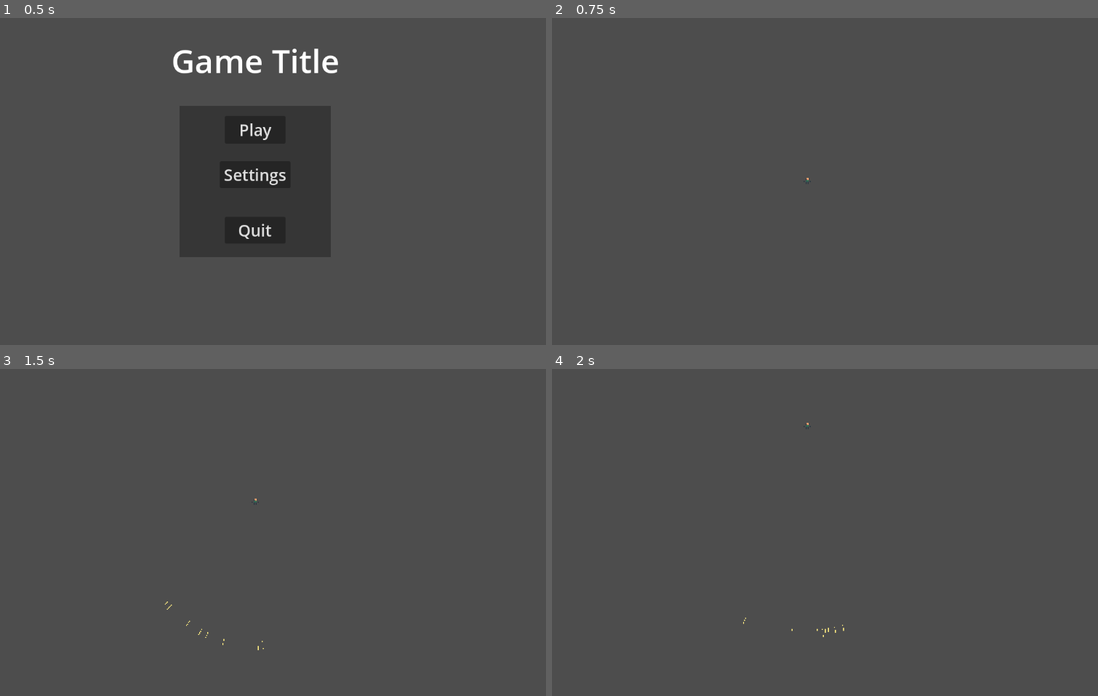
Above: before the commit, frames 1-4 (two rows, left to right).
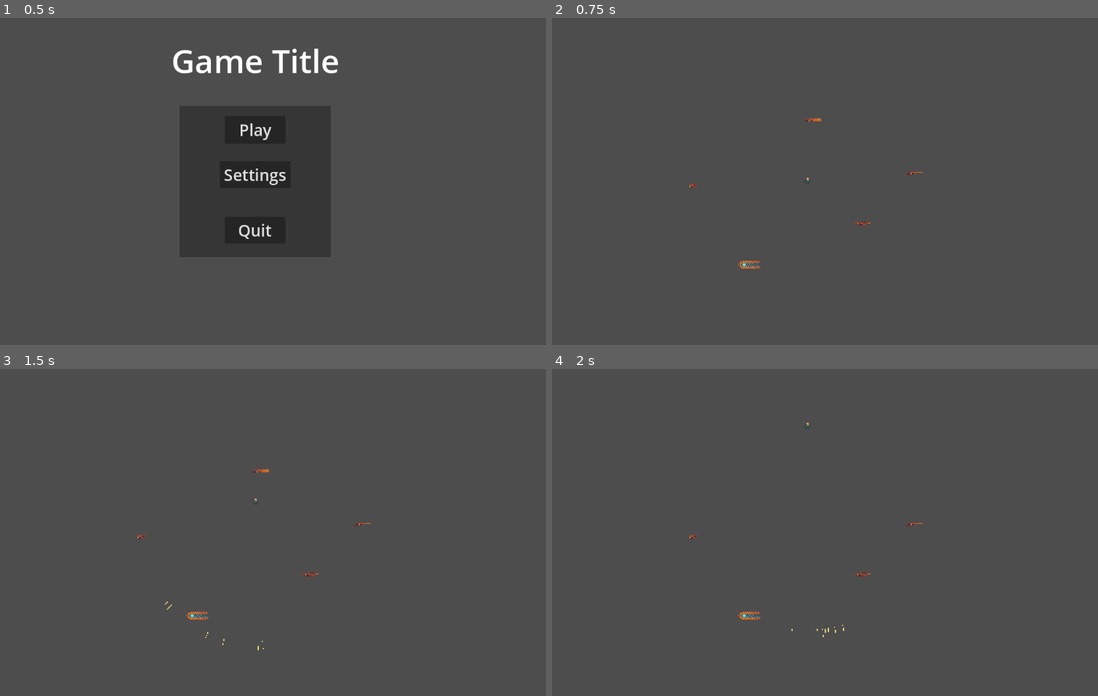
Above: after the commit, the same moments.

Repository: Lucas-Code27/eternal-vengeance
Game: Godot game, scene res://Src/UI/main_menu.tscn
Same seed, same stepped clock (60 frames per second), same inputs: the game is played once before the commit and once after it.
Inputs (mouse positions are in pixels of both pictures, inside the frame that each line leads up to):
- Up to frame 1 (0.5 s): no input
- Up to frame 2 (0.75 s): click "Play" at 0.5 s
- Up to frame 3 (1.5 s): tap Enter at 1.25 s; move the mouse to (223, 597) at 1.27 s; press the mouse at (223, 597) at 1.28 s; hold W (up) from 1.28 s (still down)
- Up to frame 4 (2 s): keep holding W (up)

Frame 1 is identical in both runs. In frame 2, 0.2% of the frame differs, in the area x 25-68%, y 30-77%; in frame 3, 0.2%, in the area x 25-68%, y 30-82%; in frame 4, 0.1%.

Commit message:
gun pickups

Diff:
--- a/Src/Player/Player.tscn
+++ b/Src/Player/Player.tscn
@@ -8,6 +8,21 @@
 
 [sub_resource type="RectangleShape2D" id="RectangleShape2D_8yvb5"]
 size = Vector2(5, 6)
+
+[sub_resource type="Animation" id="Animation_35oun"]
+length = 0.001
+tracks/0/type = "value"
+tracks/0/imported = false
+tracks/0/enabled = true
+tracks/0/path = NodePath("Sprite2D:frame")
+tracks/0/interp = 1
+tracks/0/loop_wrap = true
+tracks/0/keys = {
+"times": PackedFloat32Array(0),
+"transitions": PackedFloat32Array(1),
+"update": 1,
+"values": [15]
+}
 
 [sub_resource type="Animation" id="Animation_rtus5"]
 resource_name = "idle"
@@ -24,21 +39,6 @@
 "transitions": PackedFloat32Array(1, 1, 1),
 "update": 1,
 "values": [15, 16, 17]
-}
-
-[sub_resource type="Animation" id="Animation_35oun"]
-length = 0.001
-tracks/0/type = "value"
-tracks/0/imported = false
-tracks/0/enabled = true
-tracks/0/path = NodePath("Sprite2D:frame")
-tracks/0/interp = 1
-tracks/0/loop_wrap = true
-tracks/0/keys = {
-"times": PackedFloat32Array(0),
-"transitions": PackedFloat32Array(1),
-"update": 1,
-"values": [15]
 }
 
 [sub_resource type="AnimationLibrary" id="AnimationLibrary_ny17j"]
--- a/Src/Scenes/GameScene.tscn
+++ b/Src/Scenes/GameScene.tscn
@@ -1,9 +1,29 @@
-[gd_scene load_steps=2 format=3 uid="uid://ccxd6togt4p40"]
+[gd_scene load_steps=7 format=3 uid="uid://ccxd6togt4p40"]
 
 [ext_resource type="PackedScene" uid="uid://bt1vayt1xblxj" path="res://Src/Player/Player.tscn" id="1_ybpm7"]
+[ext_resource type="PackedScene" uid="uid://ygp7w6q66w14" path="res://Src/guns/arpickup.tscn" id="2_ybpm7"]
+[ext_resource type="PackedScene" uid="uid://cbl431hbyacyk" path="res://Src/guns/pistolpickup.tscn" id="3_ldoml"]
+[ext_resource type="PackedScene" uid="uid://csp85rl046sro" path="res://Src/guns/beampickup.tscn" id="4_xk7c6"]
+[ext_resource type="PackedScene" uid="uid://i3udnqhpfoyn" path="res://Src/guns/riflepickup.tscn" id="5_oyh4y"]
+[ext_resource type="PackedScene" uid="uid://dmxryfkqqaued" path="res://Src/guns/shotgunpickup.tscn" id="6_efvuh"]
 
 [node name="GameScene" type="Node2D"]
 
 [node name="Camera2D" type="Camera2D" parent="."]
 
 [node name="Player" parent="." instance=ExtResource("1_ybpm7")]
+
+[node name="Gunpickup" parent="." instance=ExtResource("2_ybpm7")]
+position = Vector2(55, 42)
+
+[node name="Pistolpickup" parent="." instance=ExtResource("3_ldoml")]
+position = Vector2(-112, 5)
+
+[node name="Beampickup" parent="." instance=ExtResource("4_xk7c6")]
+position = Vector2(-56, 83)
+
+[node name="Riflepickup" parent="." instance=ExtResource("5_oyh4y")]
+position = Vector2(107, -7)
+
+[node name="Shotgunpickup" parent="." instance=ExtResource("6_efvuh")]
+position = Vector2(6, -60)
--- /dev/null
+++ b/Src/guns/arpickup.tscn
@@ -0,0 +1,20 @@
+[gd_scene load_steps=5 format=3 uid="uid://ygp7w6q66w14"]
+
+[ext_resource type="Script" uid="uid://cy7uaxexqjoyn" path="res://Src/guns/gunpickup.gd" id="1_pa22j"]
+[ext_resource type="Resource" uid="uid://bkcps7lrorc0t" path="res://Src/guns/ar.tres" id="2_a5266"]
+[ext_resource type="Texture2D" uid="uid://fji7u4gdjkg7" path="res://Assets/Art/guns/gun_ar.png" id="2_jpcmt"]
+
+[sub_resource type="RectangleShape2D" id="RectangleShape2D_a5266"]
+size = Vector2(16, 7)
+
+[node name="Gunpickup" type="Area2D"]
+script = ExtResource("1_pa22j")
+gun = ExtResource("2_a5266")
+
+[node name="CollisionShape2D" type="CollisionShape2D" parent="."]
+shape = SubResource("RectangleShape2D_a5266")
+
+[node name="Sprite2D" type="Sprite2D" parent="."]
+texture = ExtResource("2_jpcmt")
+
+[connection signal="body_entered" from="." to="." method="_on_body_entered"]
--- /dev/null
+++ b/Src/guns/beampickup.tscn
@@ -0,0 +1,22 @@
+[gd_scene load_steps=5 format=3 uid="uid://csp85rl046sro"]
+
+[ext_resource type="Script" uid="uid://cy7uaxexqjoyn" path="res://Src/guns/gunpickup.gd" id="1_q4fbt"]
+[ext_resource type="Texture2D" uid="uid://dqxvrc111y3qy" path="res://Assets/Art/guns/beam_rifle.png" id="2_2fypx"]
+[ext_resource type="Resource" uid="uid://hmnc7185qeu3" path="res://Src/guns/beam.tres" id="2_2557c"]
+
+[sub_resource type="RectangleShape2D" id="RectangleShape2D_2557c"]
+size = Vector2(22, 8)
+
+[node name="Beampickup" type="Area2D"]
+script = ExtResource("1_q4fbt")
+gun = ExtResource("2_2557c")
+metadata/_custom_type_script = "uid://cy7uaxexqjoyn"
+
+[node name="Sprite2D" type="Sprite2D" parent="."]
+texture = ExtResource("2_2fypx")
+
+[node name="CollisionShape2D" type="CollisionShape2D" parent="."]
+position = Vector2(-1, 0)
+shape = SubResource("RectangleShape2D_2557c")
+
+[connection signal="body_entered" from="." to="." method="_on_body_entered"]
--- /dev/null
+++ b/Src/guns/gunpickup.gd
@@ -0,0 +1,9 @@
+class_name GunPickup extends Area2D
+
+@export var gun:GunStats
+
+func _on_body_entered(body: Node2D) -> void:
+	if body.has_node("Pivot/Shootingcomp"):
+		body.get_node("Pivot/Shootingcomp").stats = gun
+		body.get_node("Pivot/Shootingcomp").emit_signal("statschanged")
+		queue_free()
--- /dev/null
+++ b/Src/guns/pistolpickup.tscn
@@ -0,0 +1,21 @@
+[gd_scene load_steps=5 format=3 uid="uid://cbl431hbyacyk"]
+
+[ext_resource type="Script" uid="uid://cy7uaxexqjoyn" path="res://Src/guns/gunpickup.gd" id="1_18r4d"]
+[ext_resource type="Resource" uid="uid://drpuosay45jlr" path="res://Src/guns/pistol.tres" id="2_6h822"]
+[ext_resource type="Texture2D" uid="uid://do6chngt88etw" path="res://Assets/Art/guns/gun_pistol.png" id="3_gfwmb"]
+
+[sub_resource type="RectangleShape2D" id="RectangleShape2D_rookj"]
+size = Vector2(7, 4)
+
+[node name="Pistolpickup" type="Area2D"]
+script = ExtResource("1_18r4d")
+gun = ExtResource("2_6h822")
+metadata/_custom_type_script = "uid://cy7uaxexqjoyn"
+
+[node name="CollisionShape2D" type="CollisionShape2D" parent="."]
+shape = SubResource("RectangleShape2D_rookj")
+
+[node name="Sprite2D" type="Sprite2D" parent="."]
+texture = ExtResource("3_gfwmb")
+
+[connection signal="body_entered" from="." to="." method="_on_body_entered"]
--- /dev/null
+++ b/Src/guns/riflepickup.tscn
@@ -0,0 +1,21 @@
+[gd_scene load_steps=5 format=3 uid="uid://i3udnqhpfoyn"]
+
+[ext_resource type="Script" uid="uid://cy7uaxexqjoyn" path="res://Src/guns/gunpickup.gd" id="1_cb0h2"]
+[ext_resource type="Resource" uid="uid://b87u6mpken5r7" path="res://Src/guns/rifle.tres" id="2_5qna3"]
+[ext_resource type="Texture2D" uid="uid://bhwaingbbedoc" path="res://Assets/Art/guns/gun_rifle.png" id="2_owbqe"]
+
+[sub_resource type="RectangleShape2D" id="RectangleShape2D_5qna3"]
+size = Vector2(16, 6)
+
+[node name="Riflepickup" type="Area2D"]
+script = ExtResource("1_cb0h2")
+gun = ExtResource("2_5qna3")
+metadata/_custom_type_script = "uid://cy7uaxexqjoyn"
+
+[node name="Sprite2D" type="Sprite2D" parent="."]
+texture = ExtResource("2_owbqe")
+
+[node name="CollisionShape2D" type="CollisionShape2D" parent="."]
+shape = SubResource("RectangleShape2D_5qna3")
+
+[connection signal="body_entered" from="." to="." method="_on_body_entered"]
--- /dev/null
+++ b/Src/guns/shotgunpickup.tscn
@@ -0,0 +1,21 @@
+[gd_scene load_steps=5 format=3 uid="uid://dmxryfkqqaued"]
+
+[ext_resource type="Script" uid="uid://cy7uaxexqjoyn" path="res://Src/guns/gunpickup.gd" id="1_gj3bx"]
+[ext_resource type="Resource" uid="uid://gqdcvn2r7va" path="res://Src/guns/shotgun.tres" id="2_1bwym"]
+[ext_resource type="Texture2D" uid="uid://do8ut02825vw4" path="res://Assets/Art/guns/gun_shotgun.png" id="2_3vvnb"]
+
+[sub_resource type="RectangleShape2D" id="RectangleShape2D_1bwym"]
+size = Vector2(16, 4)
+
+[node name="Shotgunpickup" type="Area2D"]
+script = ExtResource("1_gj3bx")
+gun = ExtResource("2_1bwym")
+metadata/_custom_type_script = "uid://cy7uaxexqjoyn"
+
+[node name="CollisionShape2D" type="CollisionShape2D" parent="."]
+shape = SubResource("RectangleShape2D_1bwym")
+
+[node name="Sprite2D" type="Sprite2D" parent="."]
+texture = ExtResource("2_3vvnb")
+
+[connection signal="body_entered" from="." to="." method="_on_body_entered"]
Binary file added: Assets/Art/guns/beam_rifle.png
Not shown, added: Assets/Art/guns/beam_rifle.png.import
Binary file added: Assets/Art/guns/grenade.png
Not shown, added: Assets/Art/guns/grenade.png.import
Binary file added: Assets/Art/guns/gun_ar.png
Not shown, added: Assets/Art/guns/gun_ar.png.import
Binary file added: Assets/Art/guns/gun_pistol.png
Not shown, added: Assets/Art/guns/gun_pistol.png.import
Binary file added: Assets/Art/guns/gun_rifle.png
Not shown, added: Assets/Art/guns/gun_rifle.png.import
Binary file added: Assets/Art/guns/gun_shotgun.png
Not shown, added: Assets/Art/guns/gun_shotgun.png.import
(and 1 more such lines)
